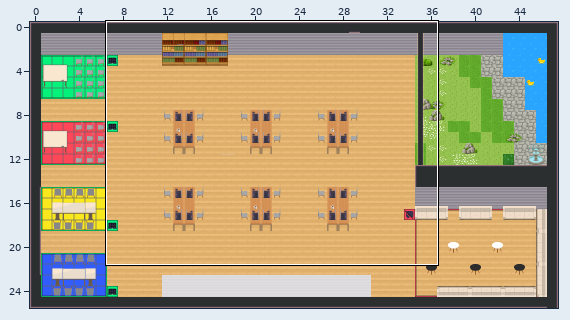
Two versions of a level (Tiled map (JSON), office.tmj). The picture above shows the old version from afar; the outline marks the close-up.
Close-up. Earlier state:
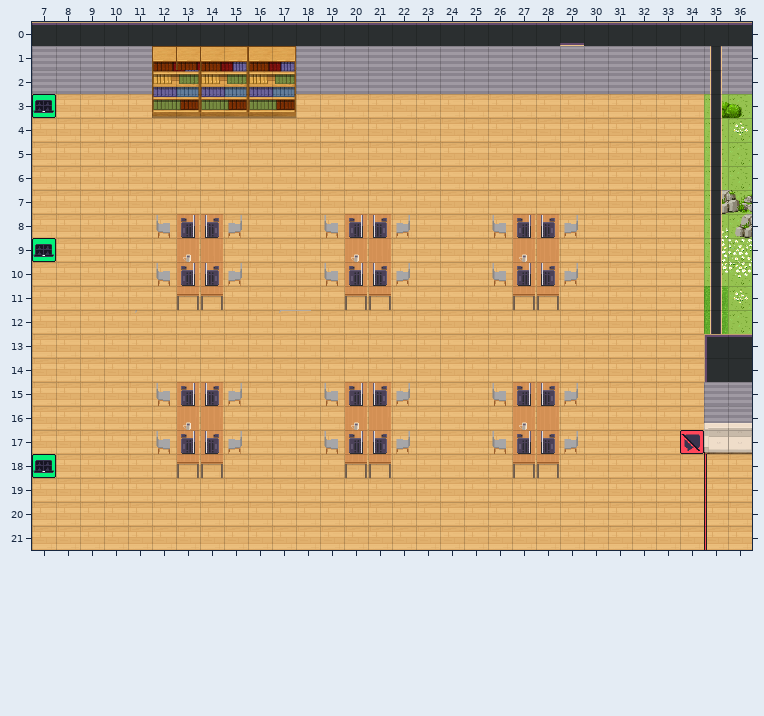
Cells are 32x32 px. Shown: x 7..36, y 0..21.
The result:
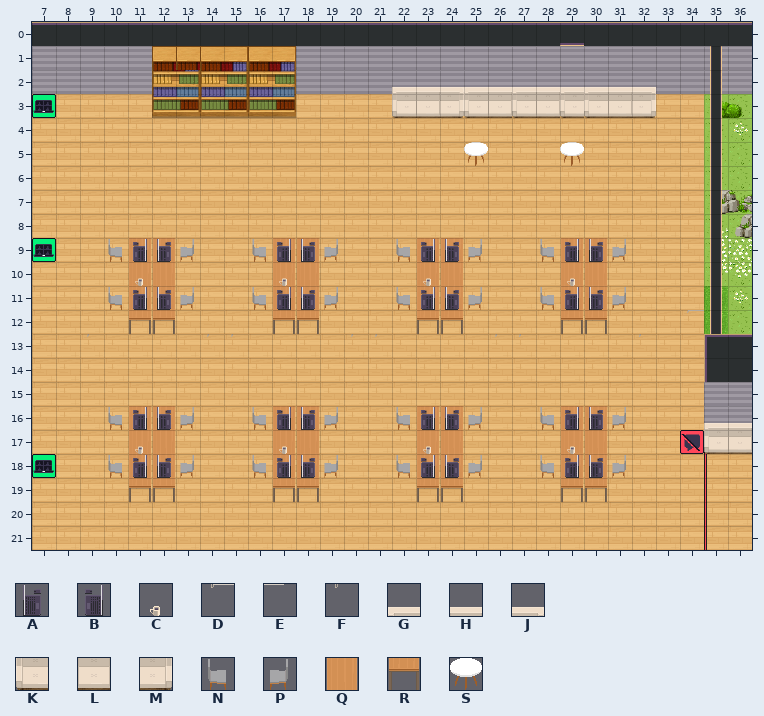
Key: from "WA_Miscellaneous": A 24, B 25, C 59 flipped left-right; from "WA_Room_Builder": D 802, E 803, F 804; from "WA_Seats": G 0, H 1, J 2, K 13, L 14, M 15, N 119, P 120; from "WA_Tables": Q 12, R 22, S 131.
_ is an empty cell.
What changed:
{"where": "layer \"furniture/furniture1\""}
{"y":2,"x":22,"old":"___________","new":"GHJGHGHGGHJ"}
{"y":3,"x":22,"old":"___________","new":"KLMKLKLKKLM"}
{"y":5,"x":25,"old":"_","new":"S"}
{"y":5,"x":29,"old":"_","new":"S"}
{"where": "layer \"furniture/mesassillas\""}
{"y":8,"x":12,"old":"NQQP","new":"____"}
{"y":8,"x":19,"old":"NQQP","new":"____"}
{"y":8,"x":26,"old":"NQQP","new":"____"}
{"y":9,"x":10,"old":"___QQ","new":"NQQP_"}
{"y":9,"x":16,"old":"____QQ____","new":"NQQP__NQQP"}
{"y":9,"x":27,"old":"QQ___","new":"_NQQP"}
{"y":10,"x":11,"old":"_NQQP","new":"QQ___"}
{"y":10,"x":17,"old":"__NQQP__","new":"QQ____QQ"}
{"y":10,"x":26,"old":"NQQP_","new":"___QQ"}
{"y":11,"x":10,"old":"___RR","new":"NQQP_"}
{"y":11,"x":16,"old":"____RR____","new":"NQQP__NQQP"}
{"y":11,"x":27,"old":"RR___","new":"_NQQP"}
{"y":12,"x":11,"old":"__","new":"RR"}
{"y":12,"x":17,"old":"__","new":"RR"}
{"y":12,"x":23,"old":"__","new":"RR"}
{"y":12,"x":29,"old":"__","new":"RR"}
{"y":15,"x":12,"old":"NQQP","new":"____"}
{"y":15,"x":19,"old":"NQQP","new":"____"}
{"y":15,"x":26,"old":"NQQP","new":"____"}
{"y":16,"x":10,"old":"___QQ","new":"NQQP_"}
{"y":16,"x":16,"old":"____QQ____","new":"NQQP__NQQP"}
{"y":16,"x":27,"old":"QQ___","new":"_NQQP"}
{"y":17,"x":11,"old":"_NQQP","new":"QQ___"}
{"y":17,"x":17,"old":"__NQQP__","new":"QQ____QQ"}
{"y":17,"x":26,"old":"NQQP_","new":"___QQ"}
{"y":18,"x":10,"old":"___RR","new":"NQQP_"}
{"y":18,"x":16,"old":"____RR____","new":"NQQP__NQQP"}
{"y":18,"x":27,"old":"RR___","new":"_NQQP"}
{"y":19,"x":11,"old":"__","new":"RR"}
{"y":19,"x":17,"old":"__","new":"RR"}
{"y":19,"x":23,"old":"__","new":"RR"}
{"y":19,"x":29,"old":"__","new":"RR"}
{"where": "layer \"furniture/computers\""}
{"y":8,"x":13,"old":"BA","new":"__"}
{"y":8,"x":20,"old":"BA","new":"__"}
{"y":8,"x":27,"old":"BA","new":"__"}
{"y":9,"x":11,"old":"__C","new":"BA_"}
{"y":9,"x":17,"old":"__","new":"BA"}
{"y":9,"x":20,"old":"C","new":"_"}
{"y":9,"x":23,"old":"__","new":"BA"}
{"y":9,"x":27,"old":"C","new":"_"}
{"y":9,"x":29,"old":"__","new":"BA"}
{"y":10,"x":11,"old":"_","new":"C"}
{"y":10,"x":13,"old":"BA","new":"__"}
{"y":10,"x":17,"old":"_","new":"C"}
{"y":10,"x":20,"old":"BA","new":"__"}
{"y":10,"x":23,"old":"_","new":"C"}
{"y":10,"x":27,"old":"BA_","new":"__C"}
{"y":11,"x":11,"old":"__","new":"BA"}
{"y":11,"x":17,"old":"__","new":"BA"}
{"y":11,"x":23,"old":"__","new":"BA"}
{"y":11,"x":29,"old":"__","new":"BA"}
{"y":12,"x":11,"old":"F","new":"_"}
{"y":12,"x":17,"old":"DE","new":"__"}
{"y":12,"x":34,"old":"_","new":"D"}
{"y":15,"x":13,"old":"BA","new":"__"}
{"y":15,"x":20,"old":"BA","new":"__"}
{"y":15,"x":27,"old":"BA","new":"__"}
{"y":16,"x":11,"old":"__C","new":"BA_"}
{"y":16,"x":17,"old":"__","new":"BA"}
{"y":16,"x":20,"old":"C","new":"_"}
{"y":16,"x":23,"old":"__","new":"BA"}
{"y":16,"x":27,"old":"C","new":"_"}
{"y":16,"x":29,"old":"__","new":"BA"}
{"y":17,"x":11,"old":"_","new":"C"}
{"y":17,"x":13,"old":"BA","new":"__"}
{"y":17,"x":17,"old":"_","new":"C"}
{"y":17,"x":20,"old":"BA","new":"__"}
{"y":17,"x":23,"old":"_","new":"C"}
{"y":17,"x":27,"old":"BA_","new":"__C"}
{"y":18,"x":11,"old":"__","new":"BA"}
{"y":18,"x":17,"old":"__","new":"BA"}
{"y":18,"x":23,"old":"__","new":"BA"}
{"y":18,"x":29,"old":"__","new":"BA"}
{"label":"added","picture_box":[392,87,656,118]}
{"label":"added","picture_box":[464,142,488,166]}
{"label":"added","picture_box":[560,142,584,166]}
{"label":"changed","picture_box":[108,214,626,334]}
{"label":"added","picture_box":[687,310,704,313]}
{"label":"changed","picture_box":[108,382,626,502]}
